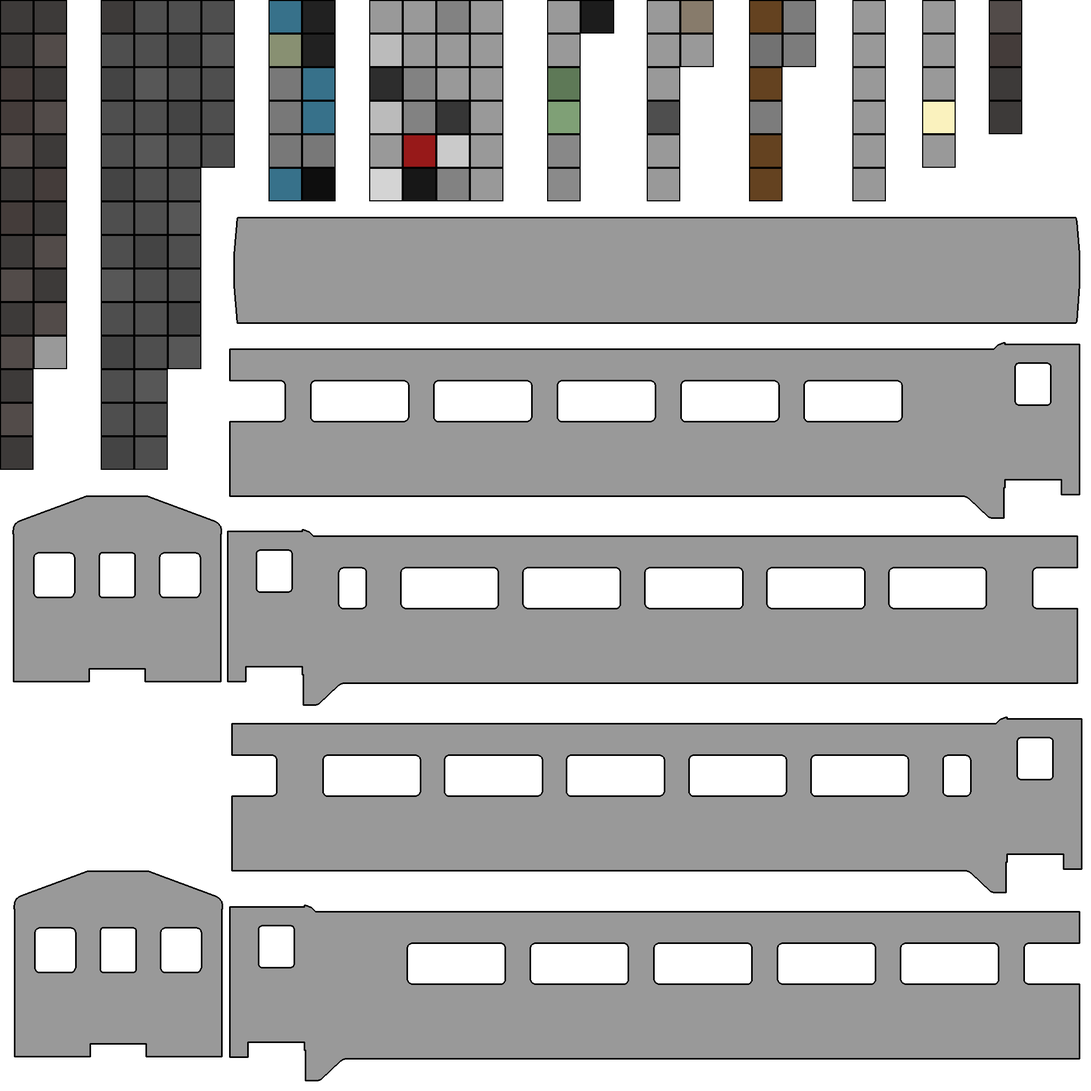
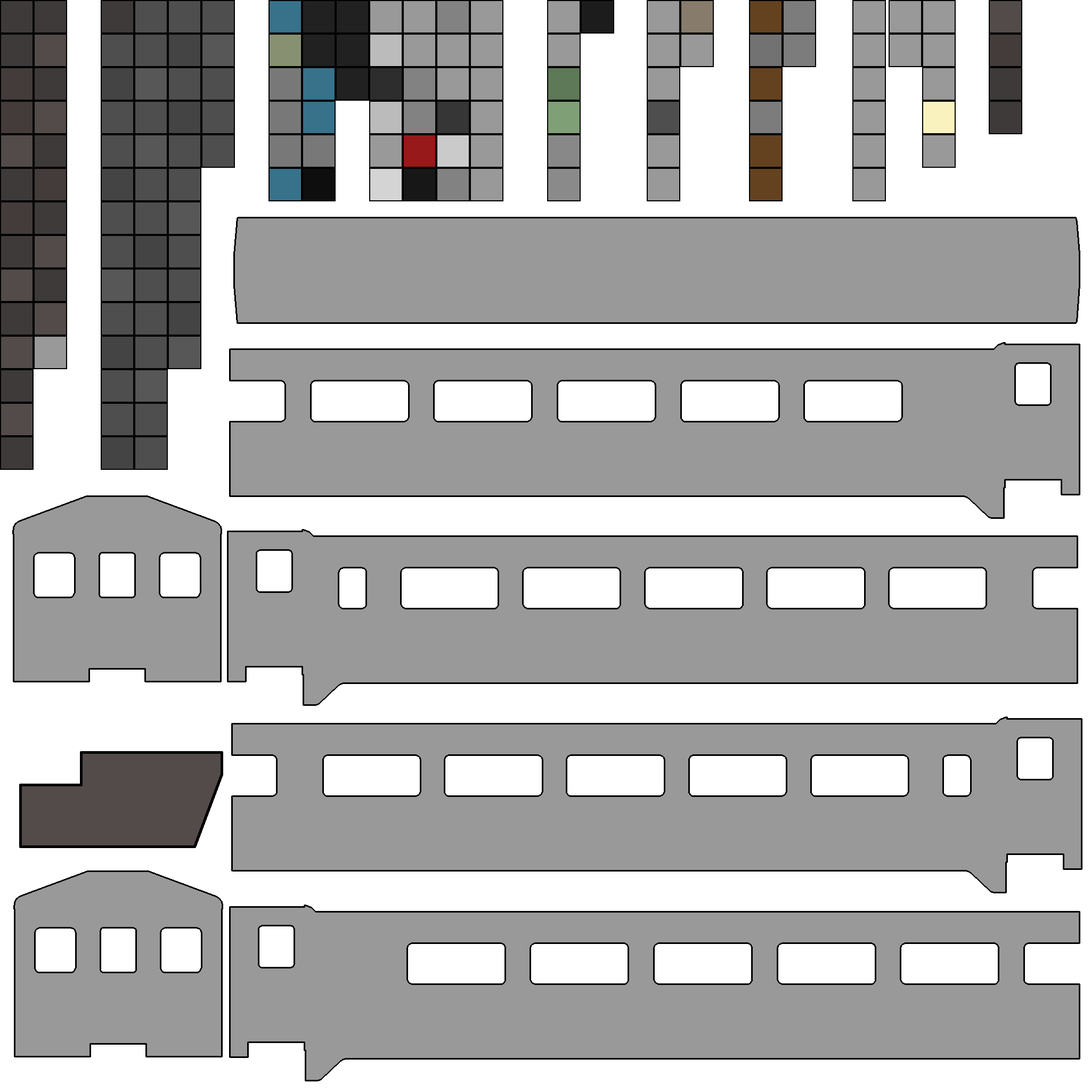
Before/after of a 1091x1091 layered artwork. What changed in the layer stack:
renamed "template3" to "template0", painted on it over [19, 0, 923, 849]
